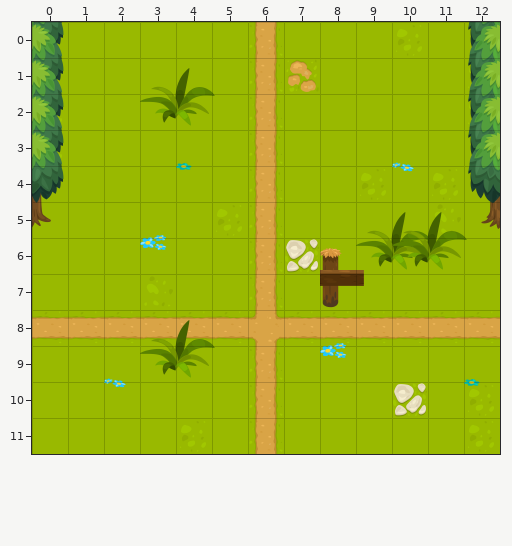
One commit to this Tiled map (JSON): assets/data/map/map003.json. The first picture shows the starting point.
Cells are 256x256 px. Shown: x 0..12, y 0..11.
After the commit:
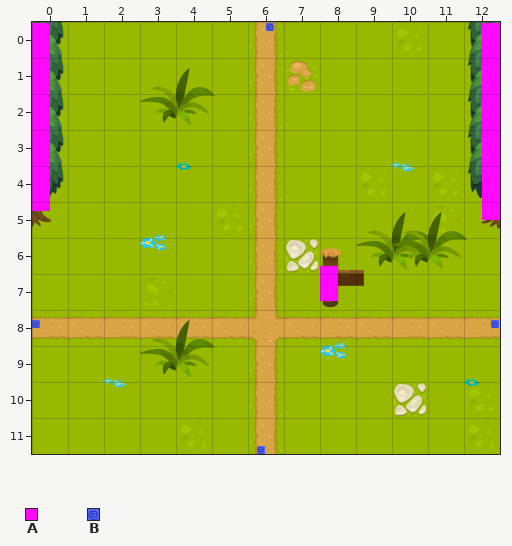
Key: from "info": A 0, B 1.
Objects are placed by their top-left corner, in cells (3,4 is the top-left corner of cell 3,4); size is 1x1 cell unless given.
What changed:
--- layer "InfoMap" (added)
+B "warp" at 6.5,0 size 0.2x0.2
+A "obstacle" at 0,0 size 0.5x5.2
+A "obstacle" at 12.5,0 size 0.5x5.5
+A "obstacle" at 8,6.8 size 0.5x1
+B "warp" at 12.8,8.3 size 0.2x0.2
+B "warp" at 0,8.3 size 0.2x0.2
+B "warp" at 6.2,11.8 size 0.2x0.2
Boxes around the changes in both pictures, in picture pixels (x1, y1, x2, y2):
added: (32, 23, 50, 211)
added: (266, 23, 274, 31)
added: (482, 23, 500, 220)
added: (320, 266, 338, 301)
added: (32, 320, 40, 328)
added: (491, 320, 499, 328)
added: (257, 446, 265, 454)
